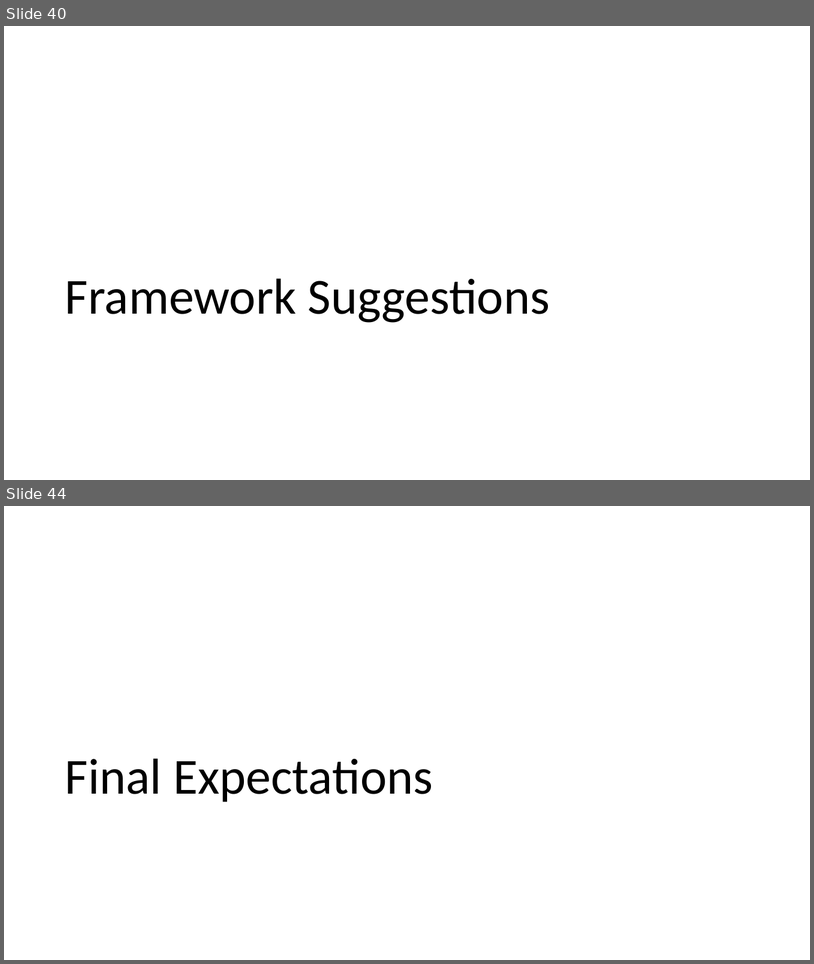
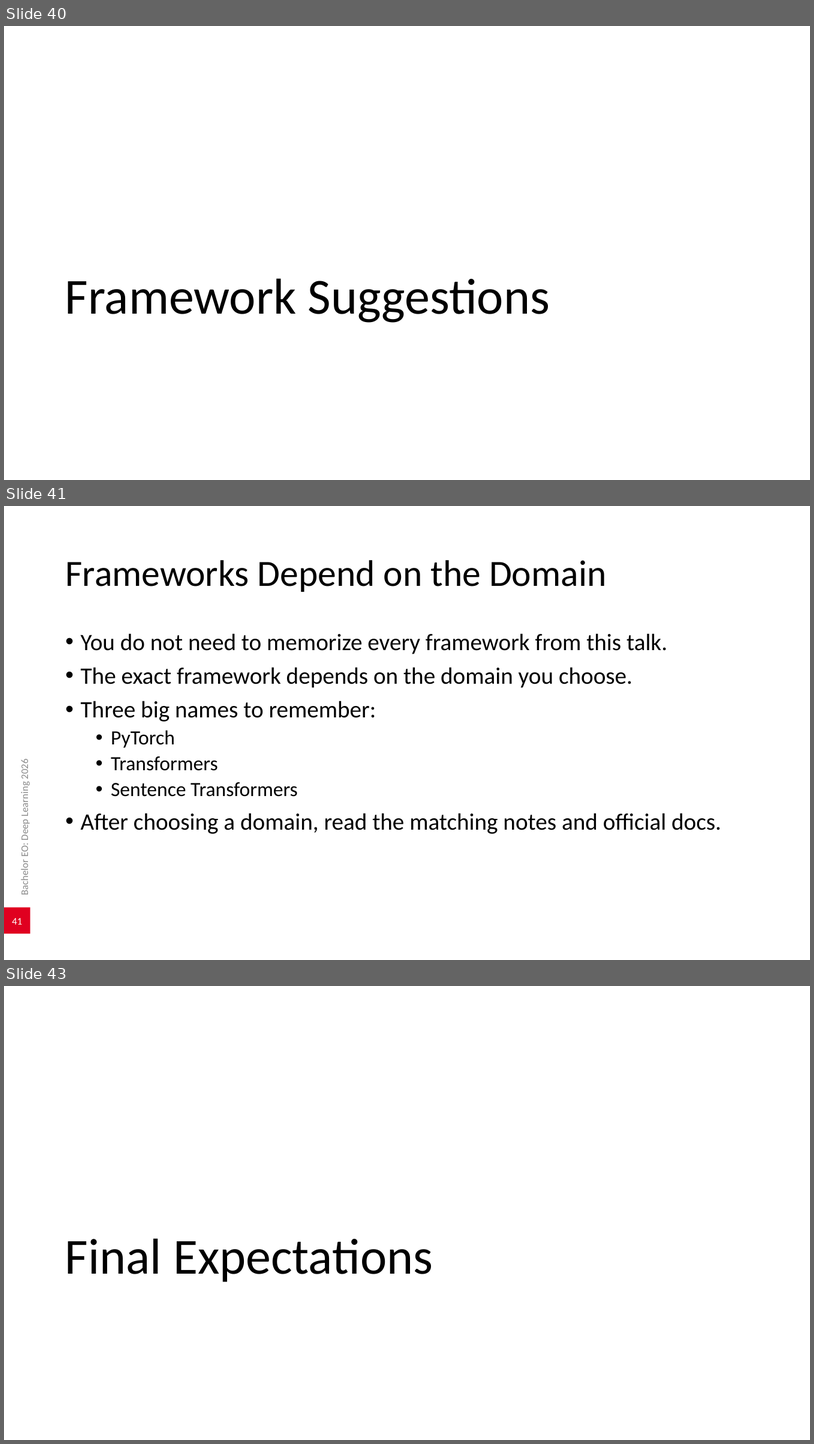
Before and after one commit to AlexanderDhoore/deep-learning-2026, a slide deck: slides/deep-learning-project-directions.pptx. Shown one above the other, each under a label of ours: slides 40 and 44 before the commit, slides 40, 41 and 43 after it; the slides between them are not shown. The pictures are 814x964 and 814x1444 pixels, drawn with LibreOffice and Linux fonts; fonts in the diff are those of the drawing; background and template pictures are left out. Boxes give left, top, right and bottom in pixels: in the first picture for what was removed or moved away, otherwise in the second. Text is boxed around its words. In the diff, an @@ line names an element or a change of style, - is before the commit and + after.

Commit message:
Tighten slide ending and domain handoff

```diff
--- a/slides/deep-learning-project-directions.pptx
+++ b/slides/deep-learning-project-directions.pptx
@@ slide 41 added at (4,506,810,960), background #FFFFFF @@
@@ title added at (65,560,606,592), 44 pt, text #000000 @@
+Frameworks Depend on the Domain
@@ text added at (81,633,722,834), 28 pt, text #000000 @@
+• You do not need to memorize every framework from this talk.
+• The exact framework depends on the domain you choose.
+• Three big names to remember:
+  • PyTorch
+  • Transformers
+  • Sentence Transformers
+• After choosing a domain, read the matching notes and official docs.
@@ text added at (18,760,30,894), 12 pt, text #8C8C8C @@
+Bachelor EO: Deep Learning 2026
@@ page number added at (4,907,30,933), fill #E00020, 12 pt, text #FFFFFF @@
+41
@@ what was slide 44 is now slide 43 @@
```
Also in this commit, not shown: 1 slide changed, 2 other slides added, 2 slides removed, 3 other files.
